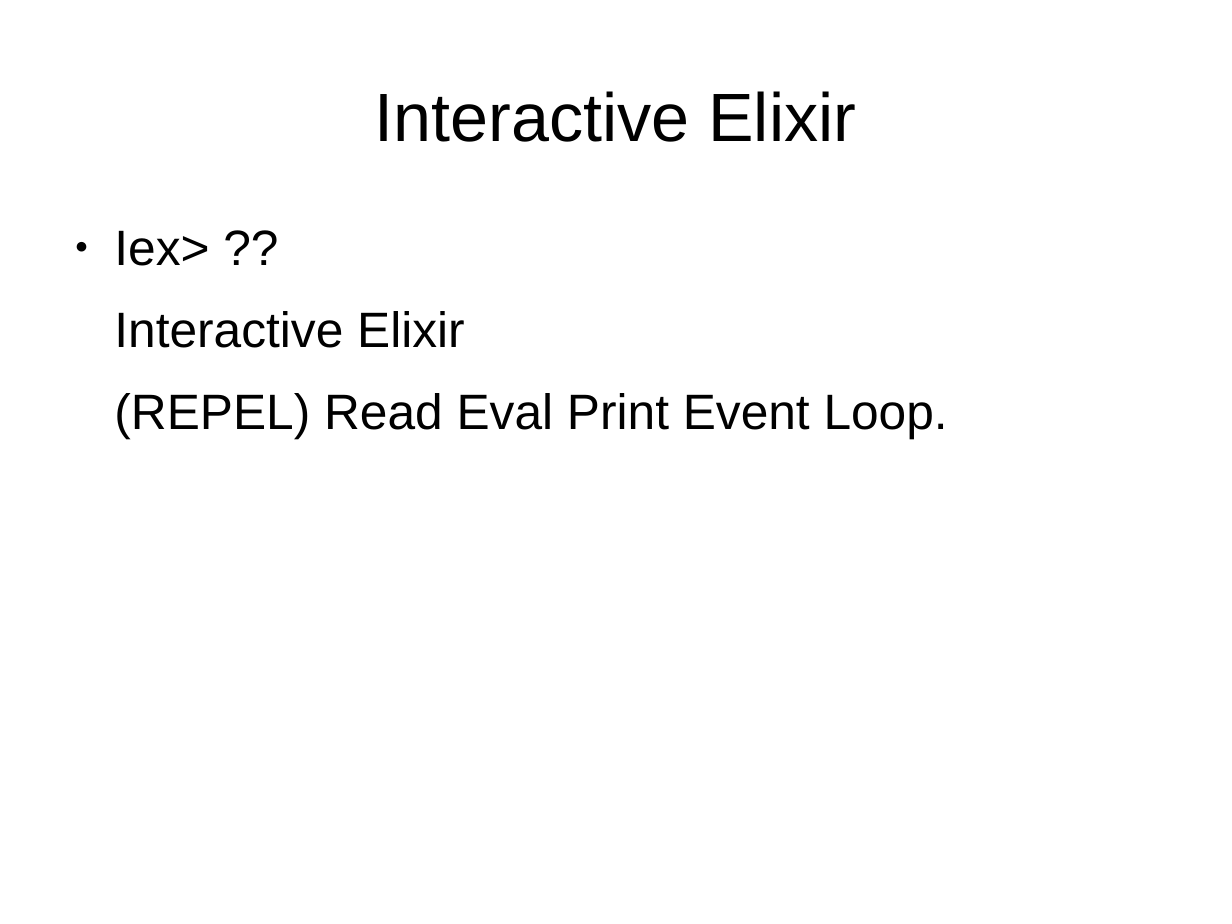
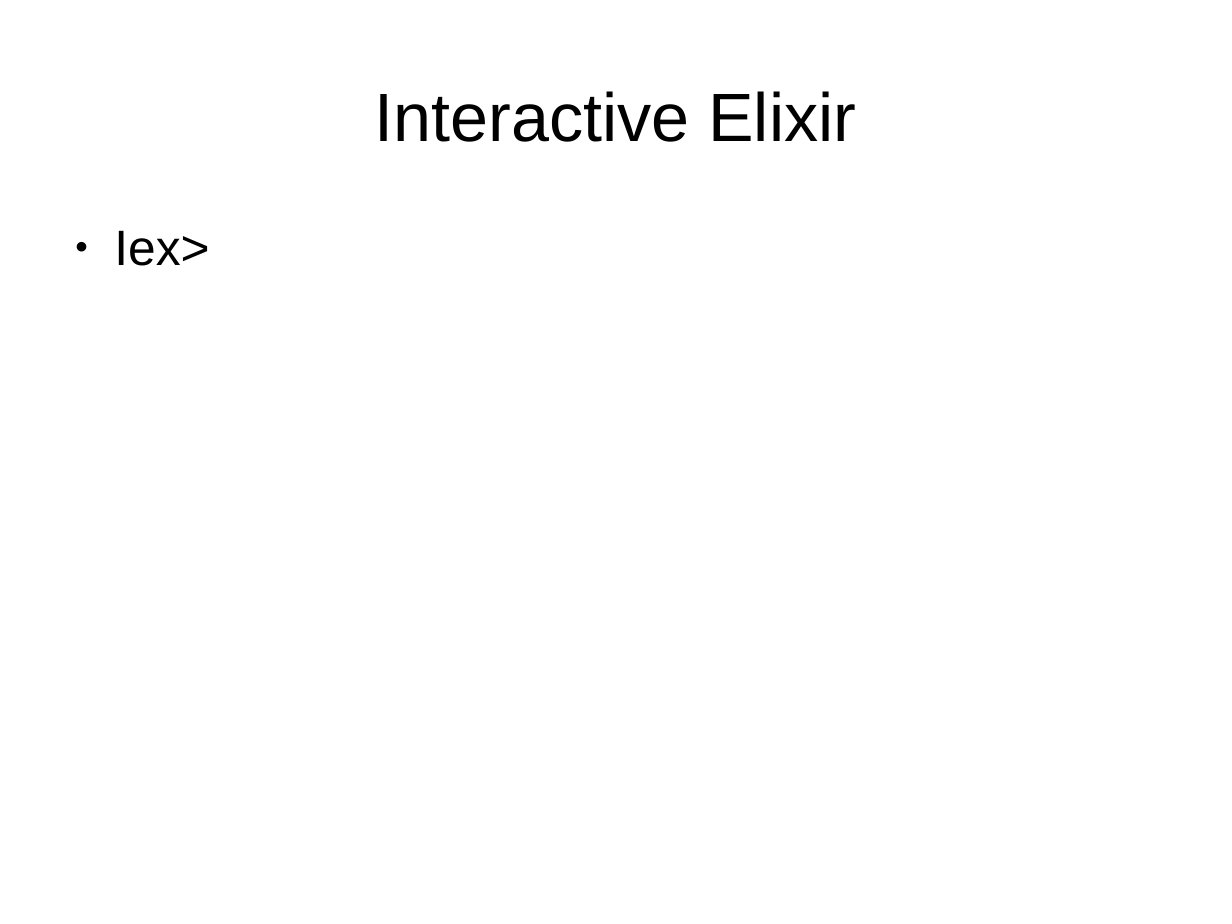
Before and after one commit to ramortegui/talks, a slide deck: slide 10 of odps/elixir-reactive-app.odp (slide 11 before the commit). Drawn at 1232x924 pixels with LibreOffice and Linux fonts; fonts in the diff are those of the drawing. Boxes give left, top, right and bottom in pixels: in the first picture for what was removed or moved away, otherwise in the second. Text is boxed around its words. In the diff, an @@ line names an element or a change of style, - is before the commit and + after.

```diff
--- a/odps/elixir-reactive-app.odp
+++ b/odps/elixir-reactive-app.odp
@@ text at [114,230,209,266]: text changed @@
-● Iex> ??
-Interactive Elixir
-(REPEL) Read Eval Print Event Loop.
+● Iex>
```
Also in this commit, not shown: 9 other slides changed, 1 slide added, 3 slides removed.
